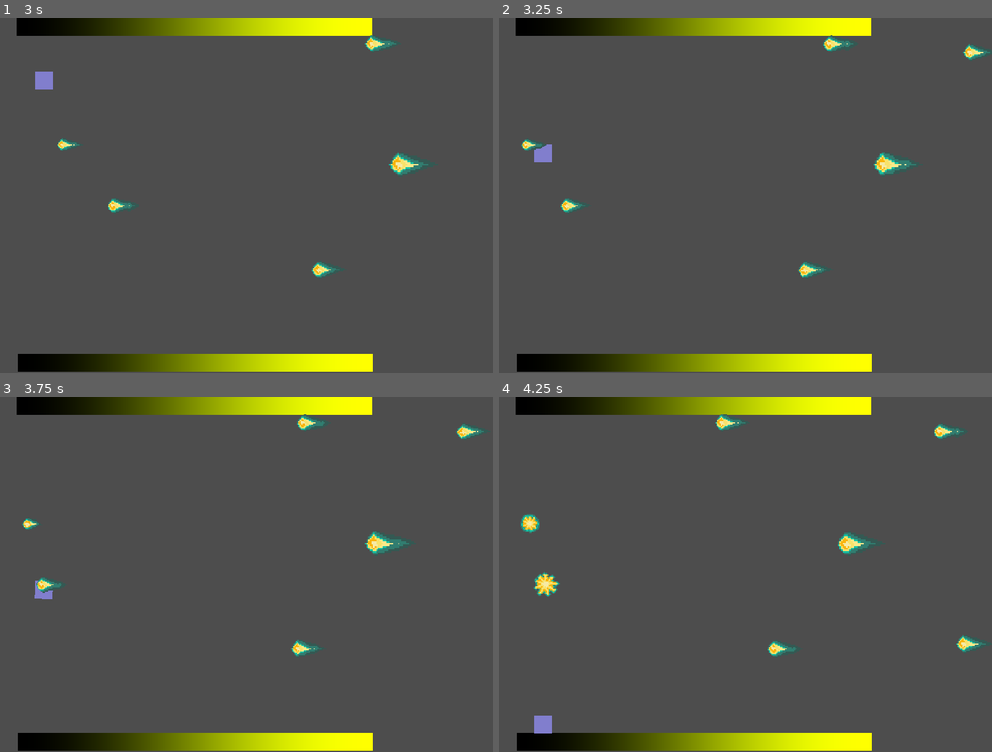
Above: before the commit, frames 1-4 (two rows, left to right).
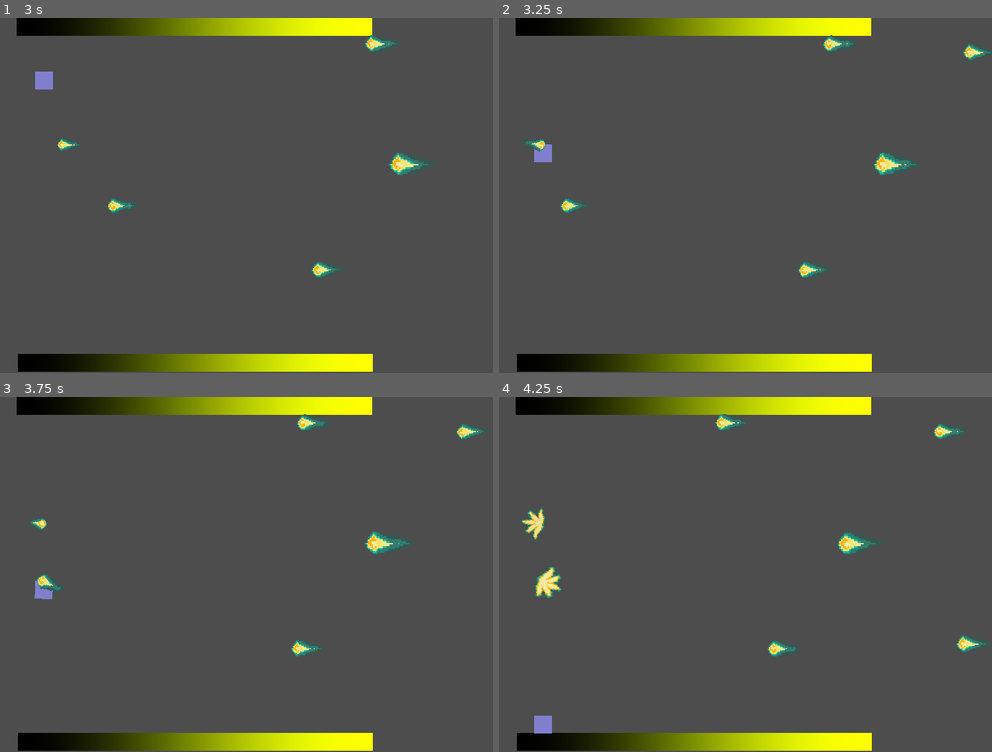
Above: after the commit, the same moments.

Repository: Raikuno/Parryer0-Gravity
Game: Godot game, scene res://Scenes/Stages/Main_Stage.tscn
Same seed, same stepped clock (60 frames per second), same inputs: the game is played once before the commit and once after it.
Inputs:
- Up to frame 1 (3 s): tap Enter (ui_accept) at 0.5, 0.77, 1.52 s; hold Right (ui_right) 0.53-2.03 s; tap Space (button) every 0.75 s from 0.6 to 2.85 s; hold Left (ui_left) 2.03-2.78 s; hold Right (ui_right) from 2.78 s (still down)
- Up to frame 2 (3.25 s): keep holding Right (ui_right); tap Enter (ui_accept) at 3.02 s
- Up to frame 3 (3.75 s): keep holding Right (ui_right); tap Space (button) at 3.6 s
- Up to frame 4 (4.25 s): keep holding Right (ui_right); tap Enter (ui_accept) at 3.77 s

Frame 1 is identical in both runs. In frame 2, 0.1% of the frame differs, in the area x 4-10%, y 33-38%; in frame 3, 0.3%; in frame 4, 0.6%, in the area x 4-13%, y 31-57%.

Commit message:
New Sprite Animations
- Added de explotion_parry animation and the rotation of the fireball

Diff:
--- a/Scenes/Objects/Fireball.tscn
+++ b/Scenes/Objects/Fireball.tscn
@@ -1,7 +1,7 @@
-[gd_scene load_steps=7 format=3 uid="uid://daduy2bk4jkd0"]
+[gd_scene load_steps=8 format=3 uid="uid://daduy2bk4jkd0"]
 
 [ext_resource type="Script" path="res://Scripts/Obstacles/Fireball/Fireball.gd" id="1_br5sr"]
-[ext_resource type="Texture2D" uid="uid://dtjkvq6lairwj" path="res://Scenes/Objects/FireballV2.png" id="2_xfkjt"]
+[ext_resource type="Texture2D" uid="uid://da14nb3o4ld43" path="res://Scenes/Objects/FireballV3.png" id="2_01ejn"]
 
 [sub_resource type="Animation" id="Animation_c75qm"]
 length = 0.8
@@ -20,7 +20,7 @@
 }
 
 [sub_resource type="Animation" id="Animation_e3q6v"]
-length = 0.615
+length = 0.865
 tracks/0/type = "value"
 tracks/0/imported = false
 tracks/0/enabled = true
@@ -28,32 +28,49 @@
 tracks/0/interp = 1
 tracks/0/loop_wrap = false
 tracks/0/keys = {
-"times": PackedFloat32Array(0, 0.07, 0.14, 0.21, 0.28, 0.35, 0.42, 0.545),
-"transitions": PackedFloat32Array(1, 1, 1, 1, 1, 1, 1, 1),
+"times": PackedFloat32Array(0, 0.07, 0.14, 0.21, 0.28, 0.35, 0.42, 0.49, 0.615, 0.74),
+"transitions": PackedFloat32Array(1, 1, 1, 1, 1, 1, 1, 1, 1, 1),
 "update": 1,
-"values": [7, 8, 9, 10, 9, 11, 12, 11]
+"values": [7, 8, 9, 10, 10, 11, 12, 13, 14, 15]
+}
+
+[sub_resource type="Animation" id="Animation_5r4ts"]
+length = 0.91
+tracks/0/type = "value"
+tracks/0/imported = false
+tracks/0/enabled = true
+tracks/0/path = NodePath("Sprite2D:frame")
+tracks/0/interp = 1
+tracks/0/loop_wrap = false
+tracks/0/keys = {
+"times": PackedFloat32Array(0, 0.07, 0.14, 0.21, 0.28, 0.35, 0.43, 0.51, 0.59, 0.67, 0.75, 0.83),
+"transitions": PackedFloat32Array(1, 1, 1, 1, 1, 1, 1, 1, 1, 1, 1, 1),
+"update": 1,
+"values": [7, 8, 16, 17, 18, 19, 20, 21, 22, 23, 24, 25]
 }
 
 [sub_resource type="AnimationLibrary" id="AnimationLibrary_aecmv"]
 _data = {
 "IDLE": SubResource("Animation_c75qm"),
-"explotion": SubResource("Animation_e3q6v")
+"explotion": SubResource("Animation_e3q6v"),
+"explotion_parry": SubResource("Animation_5r4ts")
 }
 
 [sub_resource type="RectangleShape2D" id="RectangleShape2D_gc8fi"]
 size = Vector2(15, 10)
 
-[node name="Fireball" type="Area2D" node_paths=PackedStringArray("animation_node", "hitbox_node")]
+[node name="Fireball" type="Area2D" node_paths=PackedStringArray("animation_node", "sprite", "hitbox_node")]
 collision_layer = 2
 script = ExtResource("1_br5sr")
 animation_node = NodePath("AnimationPlayer")
+sprite = NodePath("Sprite2D")
 hitbox_node = NodePath("Hitbox")
 
 [node name="Sprite2D" type="Sprite2D" parent="."]
 texture_filter = 1
-texture = ExtResource("2_xfkjt")
-hframes = 4
-vframes = 4
+texture = ExtResource("2_01ejn")
+hframes = 6
+vframes = 5
 metadata/_aseprite_wizard_interface_config_ = {
 "animation_section": false,
 "layer_section": false,
@@ -70,9 +87,9 @@
 "only_visible": false,
 "player": "AnimationPlayer",
 "slice": "",
-"source": "res://Resources/Aseprite/FireballV2.aseprite"
+"source": "res://Resources/Aseprite/FireballV3.aseprite"
 }
-metadata/_aseprite_wizard_source_file_hash_ = "d6d9dbe2a453cd3a7565580dd16ca356"
+metadata/_aseprite_wizard_source_file_hash_ = "1c2e4b53b02eaf3eb1f3c4b403a3eff5"
 
 [node name="AnimationPlayer" type="AnimationPlayer" parent="."]
 libraries = {
--- a/Scripts/Obstacles/EnemyType.gd
+++ b/Scripts/Obstacles/EnemyType.gd
@@ -1,7 +1,7 @@
 extends Area2D
 class_name EnemyType
 
-signal hitPlayer
+signal hitPlayer(body:Node2D)
 signal enemyParry
 
 func destroy():
@@ -9,5 +9,5 @@
 
 func player_hitted(body:Node2D):
 	if(body is My_Player):
-		hitPlayer.emit()
+		hitPlayer.emit(body)
 		body.damage_player(1, true, 0.01, 0.3)
--- a/Scripts/Obstacles/Fireball/Fireball.gd
+++ b/Scripts/Obstacles/Fireball/Fireball.gd
@@ -3,6 +3,7 @@
 @export var base_velocity_min = 100
 @export var base_velocity_max = 500
 @export var animation_node : AnimationPlayer
+@export var sprite : Sprite2D
 @export var hitbox_node : CollisionShape2D
 #La velocidad esta completa y absolutamente poseida. Esta esta bautizada y bendecida, no deberia dar problemas
 var object_speed:float
@@ -19,12 +20,15 @@
 
 
 
-func _on_hit_player():
+func _on_hit_player(body:Node2D):
+	var opposite_position = global_position - (body.global_position - global_position)
 	object_speed = 0
 	hitbox_node.set_deferred("disabled",true)
-	animation_node.play("explotion")
+	animation_node.play("explotion_parry")
+	sprite.look_at(opposite_position)
+
 
 
 func _on_animation_player_animation_finished(anim_name : String):
-	if anim_name == "explotion":
+	if anim_name == "explotion" or anim_name == "explotion_parry":
 		destroy()
--- a/Scripts/Player/Player.gd
+++ b/Scripts/Player/Player.gd
@@ -46,7 +46,7 @@
 
 func parry_collision(area:Area2D):
 	if(area is EnemyType):
-		area.destroy()
+		area.destroy() #Aquí supongo que es donde tenemo que mandar una señal o algo para la animacion? no sé hacelo tú
 		hit_stop(0.05, 0.1)
 
 func hit_stop(newTime:float, duration:float):
Binary file added: Resources/Aseprite/FireballV3.aseprite
Not shown, added: Resources/Aseprite/FireballV3.aseprite.import
Binary file added: Scenes/Objects/FireballV3.png
Not shown, added: Scenes/Objects/FireballV3.png.import
